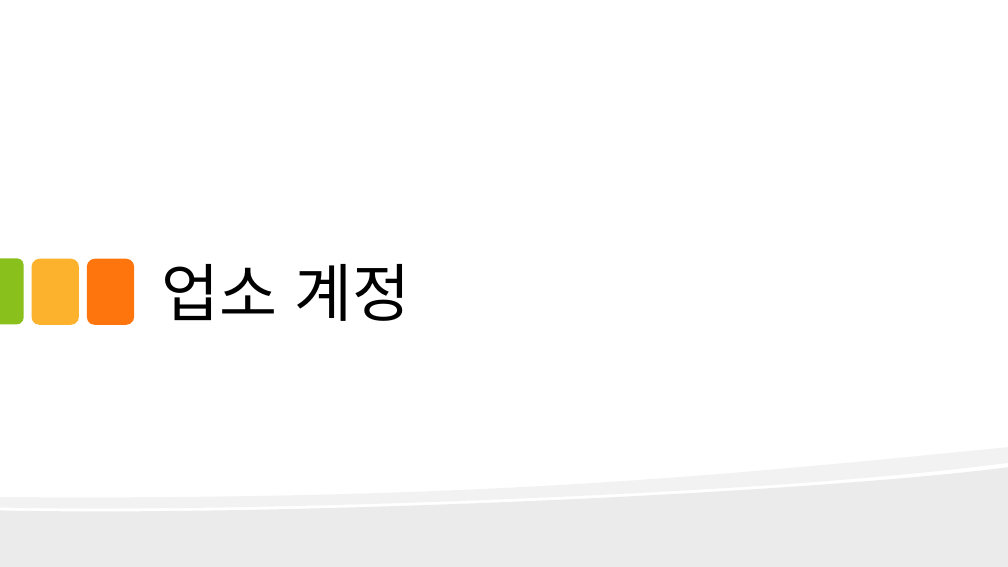
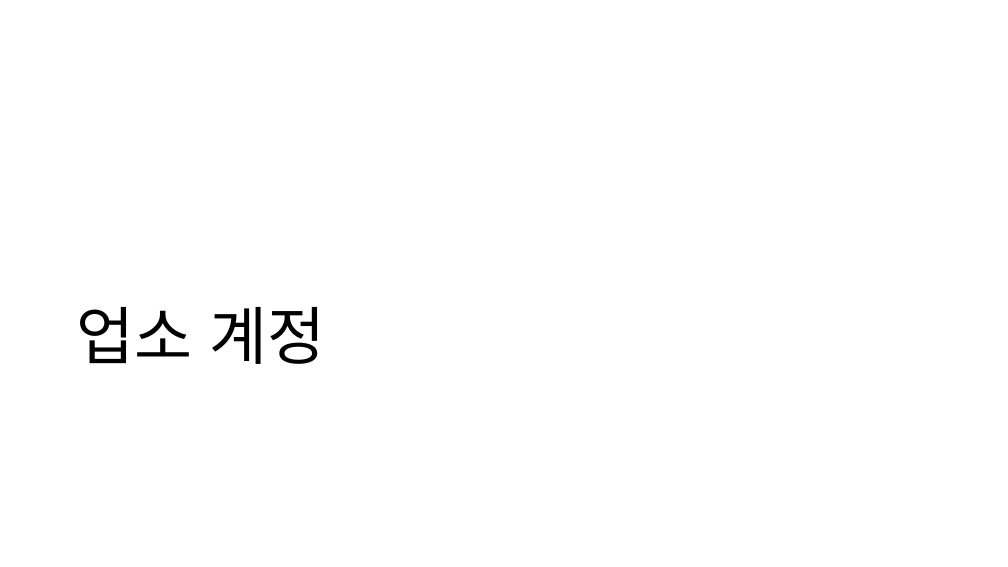
Before and after one commit to kjayvam/HTML, a slide deck: slide 21 of project/ppt/김영민_화면설계.pptx. Drawn at 1008x567 pixels with LibreOffice and Linux fonts; fonts in the diff are those of the drawing. Boxes give left, top, right and bottom in pixels: in the first picture for what was removed or moved away, otherwise in the second. Text is boxed around its words. In the diff, an @@ line names an element or a change of style, - is before the commit and + after.

```diff
--- a/project/ppt/김영민_화면설계.pptx
+++ b/project/ppt/김영민_화면설계.pptx
@@ title "업소 계정": place and size @@
-title "업소 계정" at bbox=[161, 264, 411, 321]
+title "업소 계정" at bbox=[76, 307, 326, 364]
@@ title "업소 계정" at bbox=[76, 307, 326, 364]: line spacing 1 to 0.9 @@
@@ round same rect removed at bbox=[0, 259, 23, 324] @@
@@ rounded rectangle removed at bbox=[32, 259, 79, 324] @@
@@ rounded rectangle removed at bbox=[87, 259, 135, 324] @@
@@ freeform shape removed at bbox=[0, 447, 1008, 567] @@
@@ freeform shape removed at bbox=[0, 468, 1008, 567] @@
```
Also in this commit, not shown: 28 other slides changed, 11 other files.
